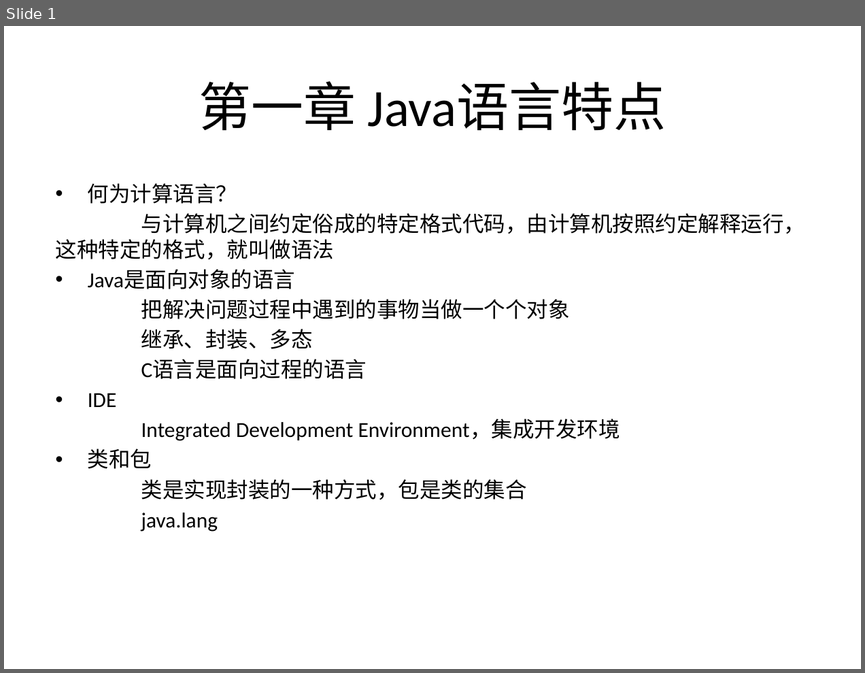
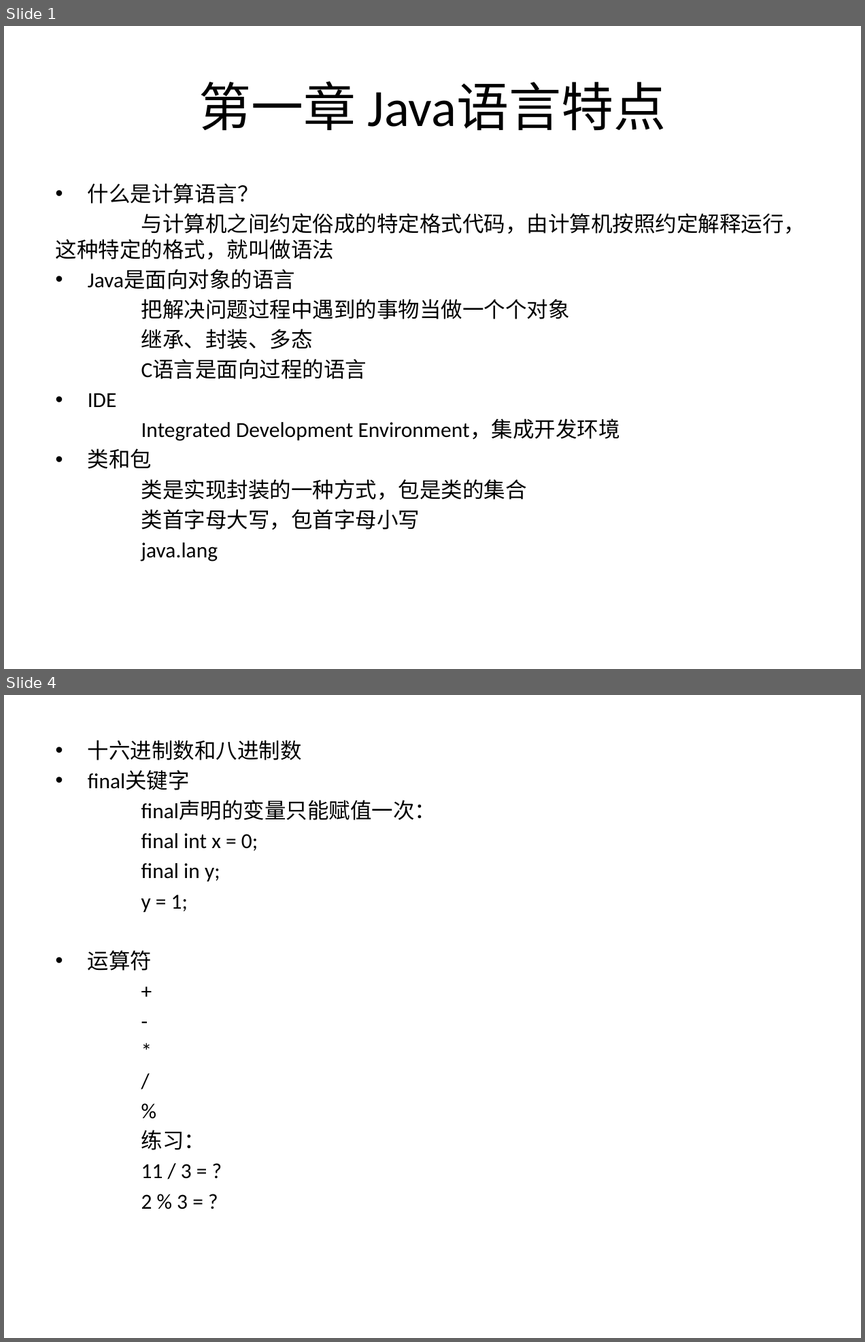
Before and after one commit to wanghongbo/APCSTeaching, a slide deck: 课件/Chapter1/Chapter1 Java语言特点.pptx. Shown one above the other, each under a label of ours: slide 1 before the commit, slides 1 and 4 after it; the slides between them are not shown. The pictures are 865x673 and 865x1342 pixels, drawn with LibreOffice and Linux fonts; fonts in the diff are those of the drawing. Boxes give left, top, right and bottom in pixels: in the first picture for what was removed or moved away, otherwise in the second. Text is boxed around its words. In the diff, an @@ line names an element or a change of style, - is before the commit and + after.

```diff
--- a/课件/Chapter1/Chapter1 Java语言特点.pptx
+++ b/课件/Chapter1/Chapter1 Java语言特点.pptx
@@ slide 4 added at bbox=[4, 695, 861, 1338], background #FFFFFF @@
@@ text added at bbox=[88, 740, 436, 1209], 18 pt, text #000000 @@
+• 十六进制数和八进制数
+• final关键字
+final声明的变量只能赋值一次：
+final int x = 0;
+final in y;
+y = 1;
+• 运算符
++
+-
+*
+/
+%
+练习：
+11 / 3 = ?
+2 % 3 = ?
@@ slide 1 changed as well @@
@@ text at bbox=[88, 183, 259, 203]: text changed @@
-• 何为计算语言？
+• 什么是计算语言？
@@ text at bbox=[141, 509, 420, 529]: paragraph added @@
+类首字母大写，包首字母小写
```
Also in this commit, not shown: 2 other slides added, 1 slide removed, 15 other files.
